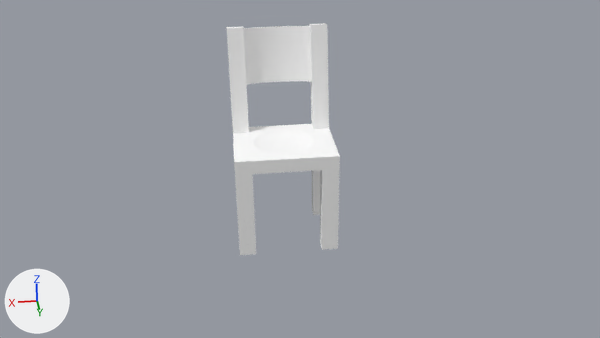
Renders of the Blender file Prototypes/Stuhl/stuhl_neu.blend from each side of a commit.
Both versions are drawn from the file's camera 'Camera'. Arrows for +X, +Y and +Z are at lower left; the lights stay in place.

Before the edit, the objects in view are built like this:
```python
mat_material = diffuse_material('Material')
mat_material.base_color = (1.0, 1.0, 1.0)  # white #ffffff
me_mesh = bpy.data.meshes.new('Mesh')
me_mesh.from_pydata(...)  # 333 vertices, 352 faces; spans x -0.72..0.72, y -0.4..1.1, z -0.04..2.97
me_mesh.materials.append(mat_material)  # white #ffffff
ob_nurbscurve = bpy.data.objects.new('NurbsCurve', me_mesh)
ob_nurbscurve.location = (0.0, 0.2, 2.97)
ob_nurbscurve.rotation_euler = (3.142, 0.0, 0.0)  # degrees (180, 0, 0)
```
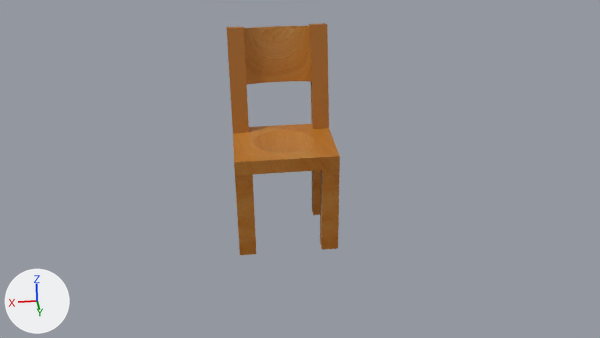
Where the change shows, as pixel boxes [x1, y1, x2, y2] in the pictures (600 x 338 px):
'NurbsCurve', surface changed (white to brown)
    both: [227, 23, 340, 255]

The edits, one by one:
Picture 'wood.jpg' (img_wood_jpg) is new.
In material 'Material' (mat_material), base_color is no longer (1.0, 1.0, 1.0), white #ffffff.
Material 'Material' (mat_material) is now built by principled_material('Material') instead of diffuse_material('Material').
In material 'Material' (mat_material), texture is now set to img_wood_jpg.
